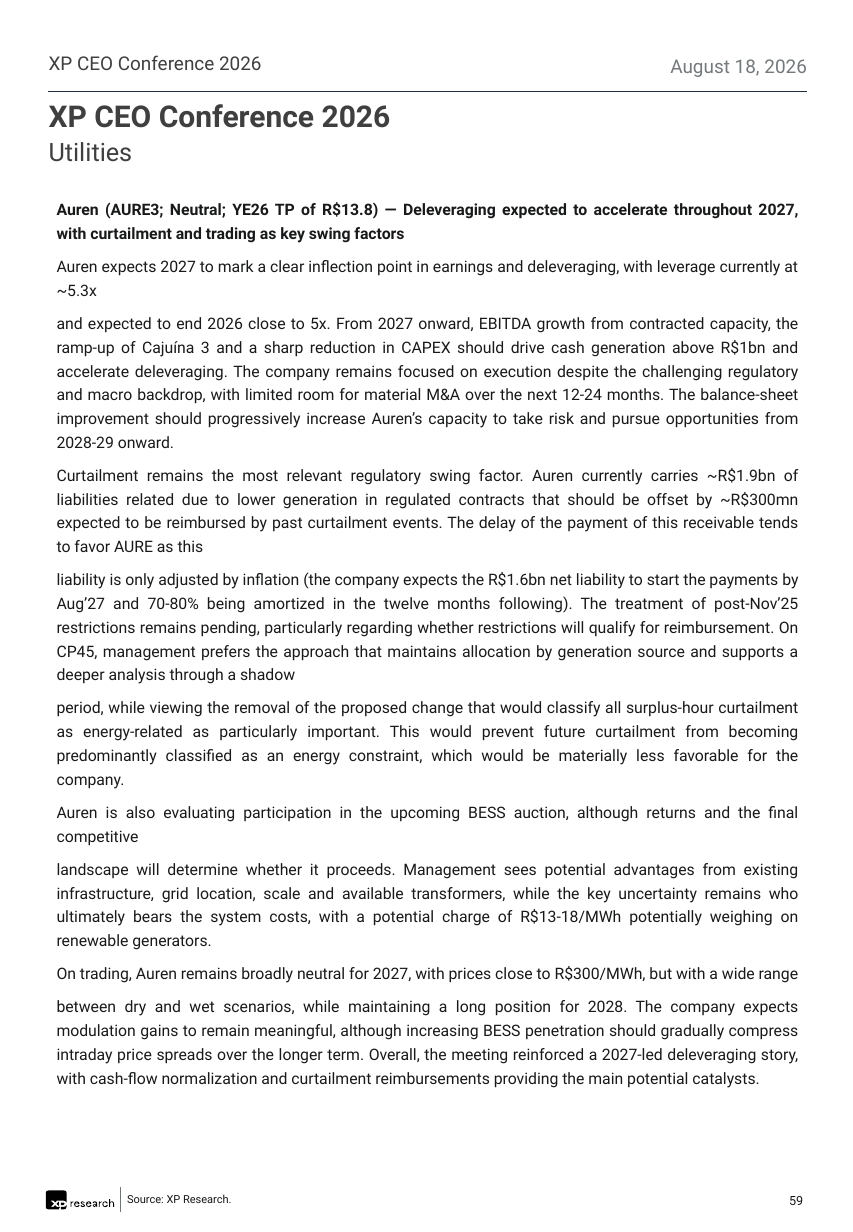
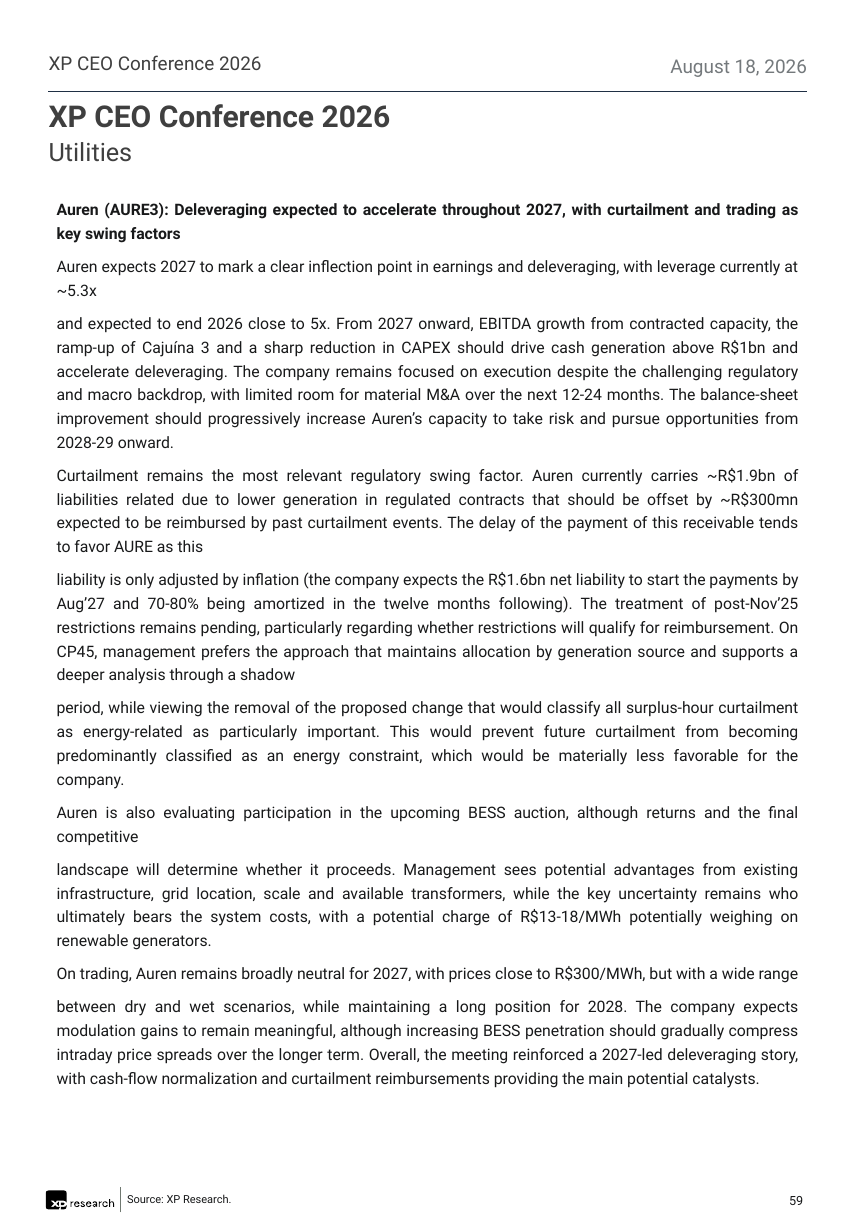
Before and after one commit to CaioLSouza/datasets, a slide deck: slide 59 of ceo_conference_2026/Feedback XP CEO Conference 2026.pptx. Drawn at 853x1232 pixels with LibreOffice and Linux fonts; fonts in the diff are those of the drawing. Boxes give left, top, right and bottom in pixels: in the first picture for what was removed or moved away, otherwise in the second. Text is boxed around its words. In the diff, an @@ line names an element or a change of style, - is before the commit and + after.

```diff
--- a/ceo_conference_2026/Feedback XP CEO Conference 2026.pptx
+++ b/ceo_conference_2026/Feedback XP CEO Conference 2026.pptx
@@ text at (57, 202, 799, 243): text changed @@
-Auren (AURE3; Neutral; YE26 TP of R$13.8) — Deleveraging expected to accelerate throughout 2027, with curtailment and trading as key swing factors
+Auren (AURE3): Deleveraging expected to accelerate throughout 2027, with curtailment and trading as key swing factors
```
Also in this commit, not shown: 41 other slides changed.
